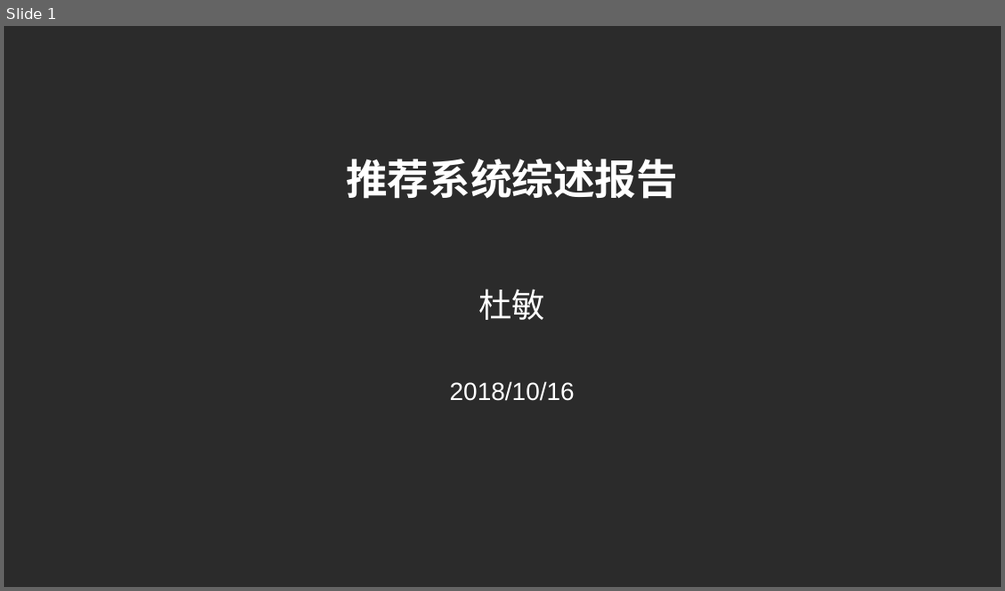
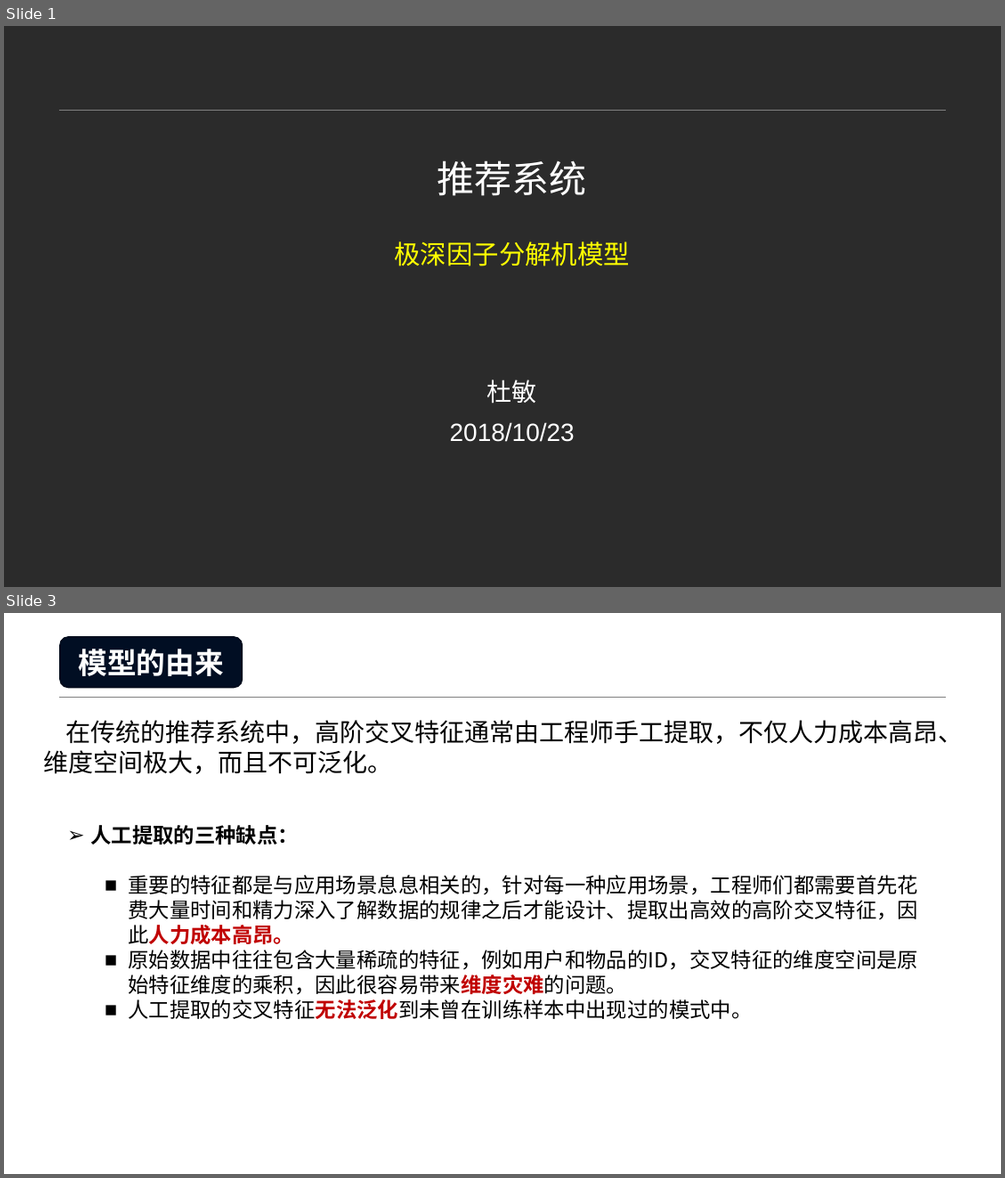
Before and after one commit to Leo-Yangren/RecommendationSystem, a slide deck: 小组会议.pptx. Shown one above the other, each under a label of ours: slide 1 before the commit, slides 1 and 3 after it; the slides between them are not shown. The pictures are 1005x591 and 1005x1178 pixels, drawn with LibreOffice and Linux fonts; fonts in the diff are those of the drawing; background and template pictures are left out; a plain dark background stands for a picture behind light text. Boxes give left, top, right and bottom in pixels: in the first picture for what was removed or moved away, otherwise in the second. Text is boxed around its words. In the diff, an @@ line names an element or a change of style, - is before the commit and + after.

```diff
--- a/小组会议.pptx
+++ b/小组会议.pptx
@@ slide 3 added at (x1=4, y1=613, x2=1001, y2=1174), background picture (left out); not listed: 1 template element that a slide beside it also shows @@
@@ rounded rectangle added at (x1=60, y1=637, x2=243, y2=688), fill #010E23, outline #010A1A 1 pt, 28 pt, text #FFFFFF, bold @@
+模型的由来
@@ text added at (x1=44, y1=720, x2=963, y2=774), 24 pt, text #000000 @@
+在传统的推荐系统中，高阶交叉特征通常由工程师手工提取，不仅人力成本高昂、维度空间极大，而且不可泛化。
@@ text added at (x1=90, y1=825, x2=918, y2=1019), 20 pt, text #000000 @@
+➢ 人工提取的三种缺点：
+  ■ 重要的特征都是与应用场景息息相关的，针对每一种应用场景，工程师们都需要首先花费大量时间和精力深入了解数据的规律之后才能设计、提取出高效的高阶交叉特征，因此人力成本高昂。
+  ■ 原始数据中往往包含大量稀疏的特征，例如用户和物品的ID，交叉特征的维度空间是原始特征维度的乘积，因此很容易带来维度灾难的问题。
+  ■ 人工提取的交叉特征无法泛化到未曾在训练样本中出现过的模式中。
@@ slide 1 changed as well @@
@@ line added from (58, 110) to (947, 110), #808080 0.25 pt @@
@@ title at (x1=394, y1=160, x2=630, y2=266): text changed; size 40 to 25.2 pt; text colour #FFFFFF to #FFFF00; bold off @@
-推荐系统综述报告
+推荐系统
+极深因子分解机模型
@@ text "杜敏" moved from (x1=478, y1=289, x2=545, y2=320) to (x1=487, y1=379, x2=537, y2=403) @@
@@ text "杜敏" at (x1=487, y1=379, x2=537, y2=403): size 32 to 24 pt @@
@@ text at (x1=450, y1=422, x2=574, y2=442): text changed @@
-2018/10/16
+2018/10/23
```
Also in this commit, not shown: 13 other slides added, 18 slides removed, 1 other file.
